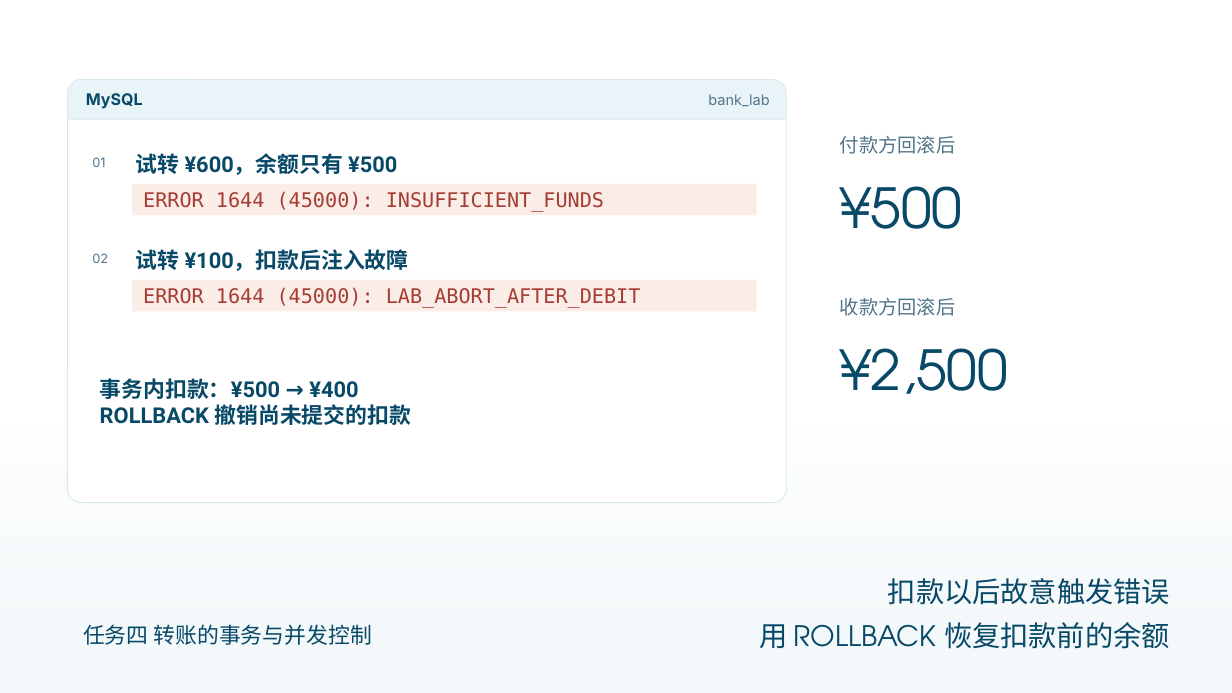
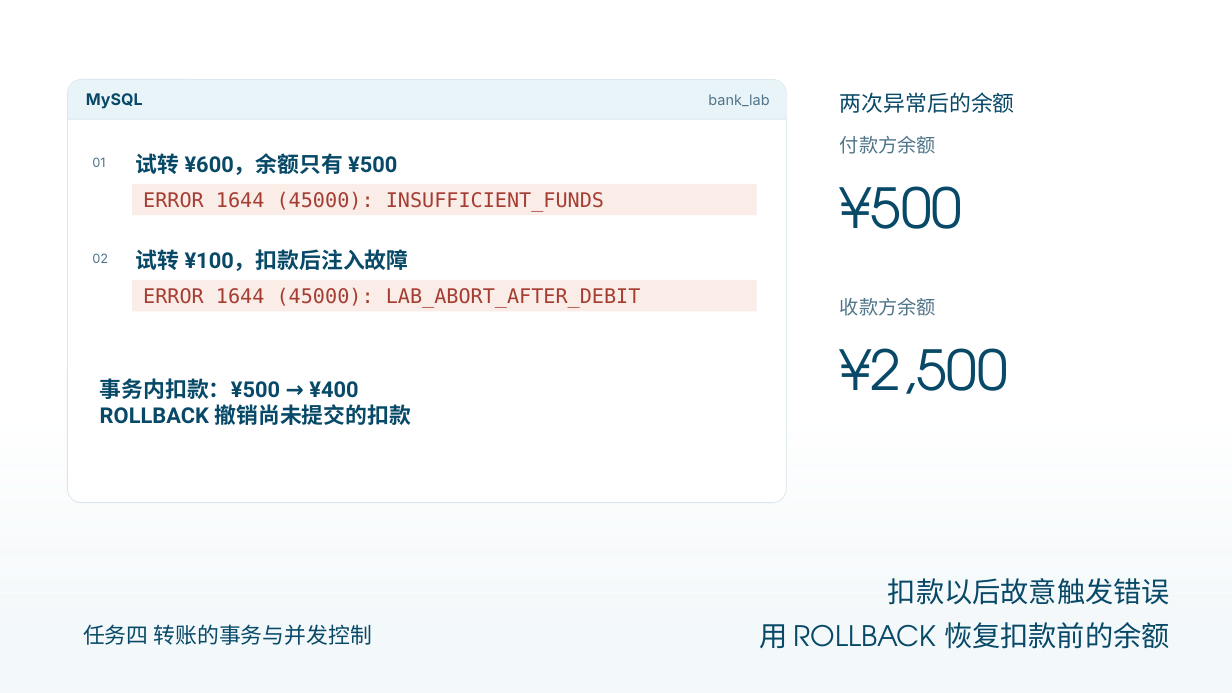
Before and after one commit to AurLemon/pageslip-demo, a slide deck: slide 5 of presentations/task-4-transactions.pptx. Drawn at 1232x693 pixels with LibreOffice and Linux fonts; fonts in the diff are those of the drawing. Boxes give left, top, right and bottom in pixels: in the first picture for what was removed or moved away, otherwise in the second. Text is boxed around its words. In the diff, an @@ line names an element or a change of style, - is before the commit and + after.

```diff
--- a/presentations/task-4-transactions.pptx
+++ b/presentations/task-4-transactions.pptx
@@ text added at bbox=[840, 92, 1015, 113], 17 pt, text #084968 @@
+两次异常后的余额
@@ text at bbox=[840, 136, 936, 154]: text changed @@
-付款方回滚后
+付款方余额
@@ text at bbox=[840, 298, 936, 316]: text changed @@
-收款方回滚后
+收款方余额
```
Also in this commit, not shown: 13 other slides changed, 1 other file.
